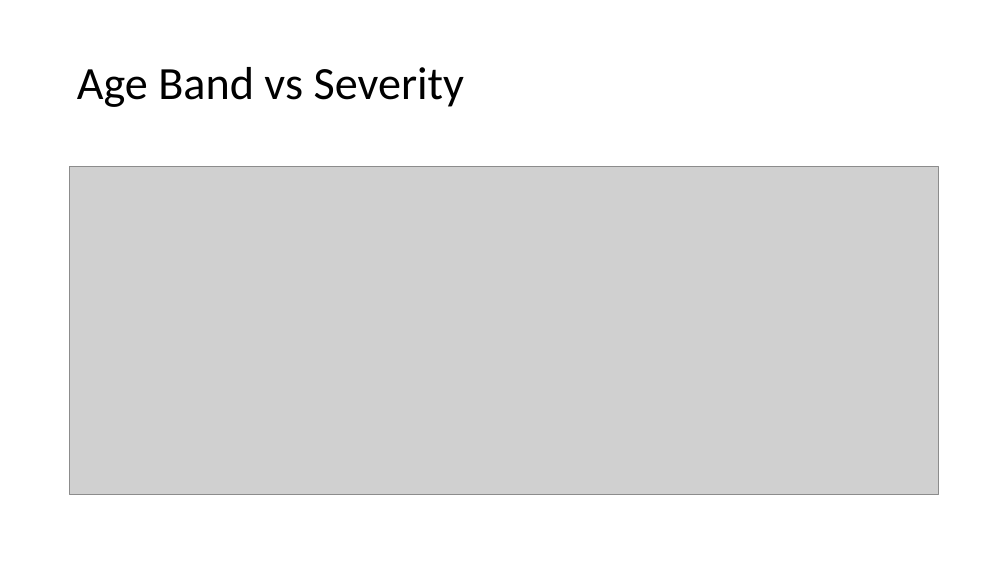
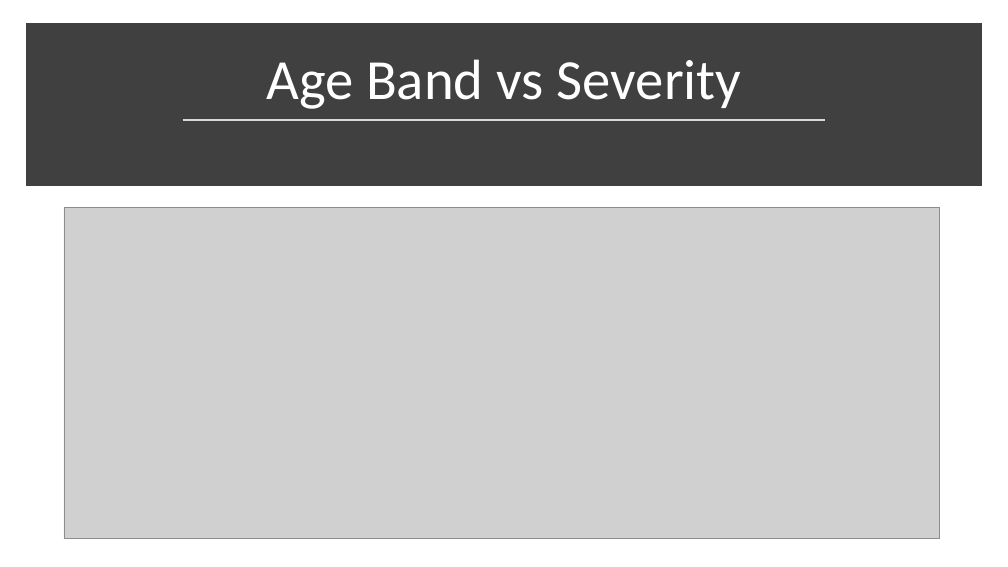
Before and after one commit to scharpham/Springboard, a slide deck: slide 7 of Capstone2/capstone2/reports/Predicting Accident Severity.pptx. Drawn at 1008x567 pixels with LibreOffice and Linux fonts; fonts in the diff are those of the drawing; grey boxes stand for pictures. Boxes give left, top, right and bottom in pixels: in the first picture for what was removed or moved away, otherwise in the second. Text is boxed around its words. In the diff, an @@ line names an element or a change of style, - is before the commit and + after.

```diff
--- a/Capstone2/capstone2/reports/Predicting Accident Severity.pptx
+++ b/Capstone2/capstone2/reports/Predicting Accident Severity.pptx
@@ rectangle added at bbox=[31, 29, 977, 181], fill #404040, outline #404040 10 pt @@
@@ title "Age Band vs Severity": place and size @@
-title "Age Band vs Severity" at bbox=[77, 67, 464, 107]
+title "Age Band vs Severity" at bbox=[266, 59, 741, 109]
@@ title "Age Band vs Severity" at bbox=[266, 59, 741, 109]: size 44 to 54 pt, text colour #000000 to #FFFFFF; alignment left to centre; vertical alignment middle to bottom @@
@@ line added from (183, 119) to (826, 119), #D9D9D9 1.75 pt @@
@@ picture: place and size @@
-picture at bbox=[70, 167, 939, 495]
+picture at bbox=[64, 207, 940, 538]
```
Also in this commit, not shown: 13 other slides changed.
